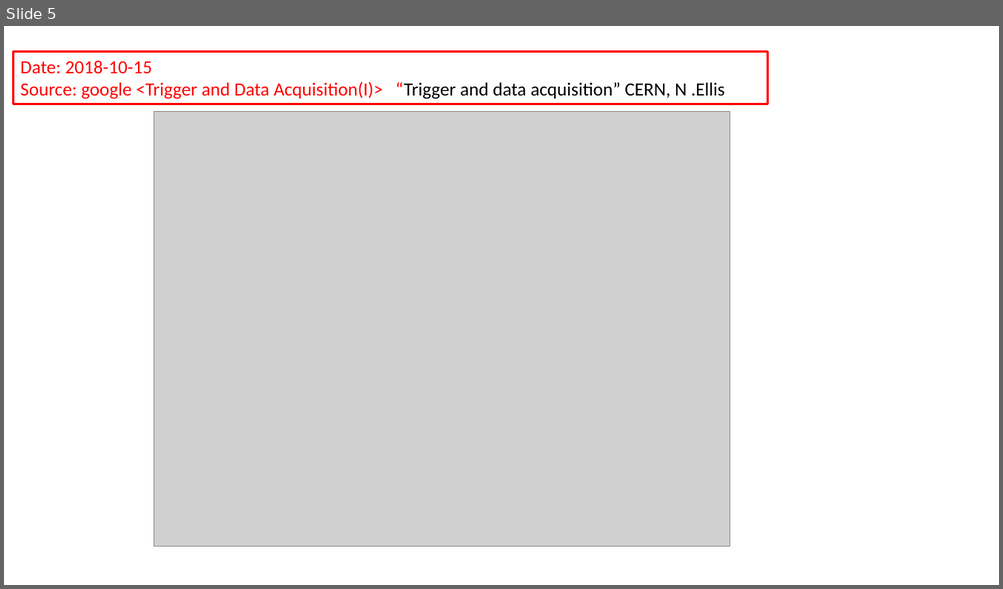
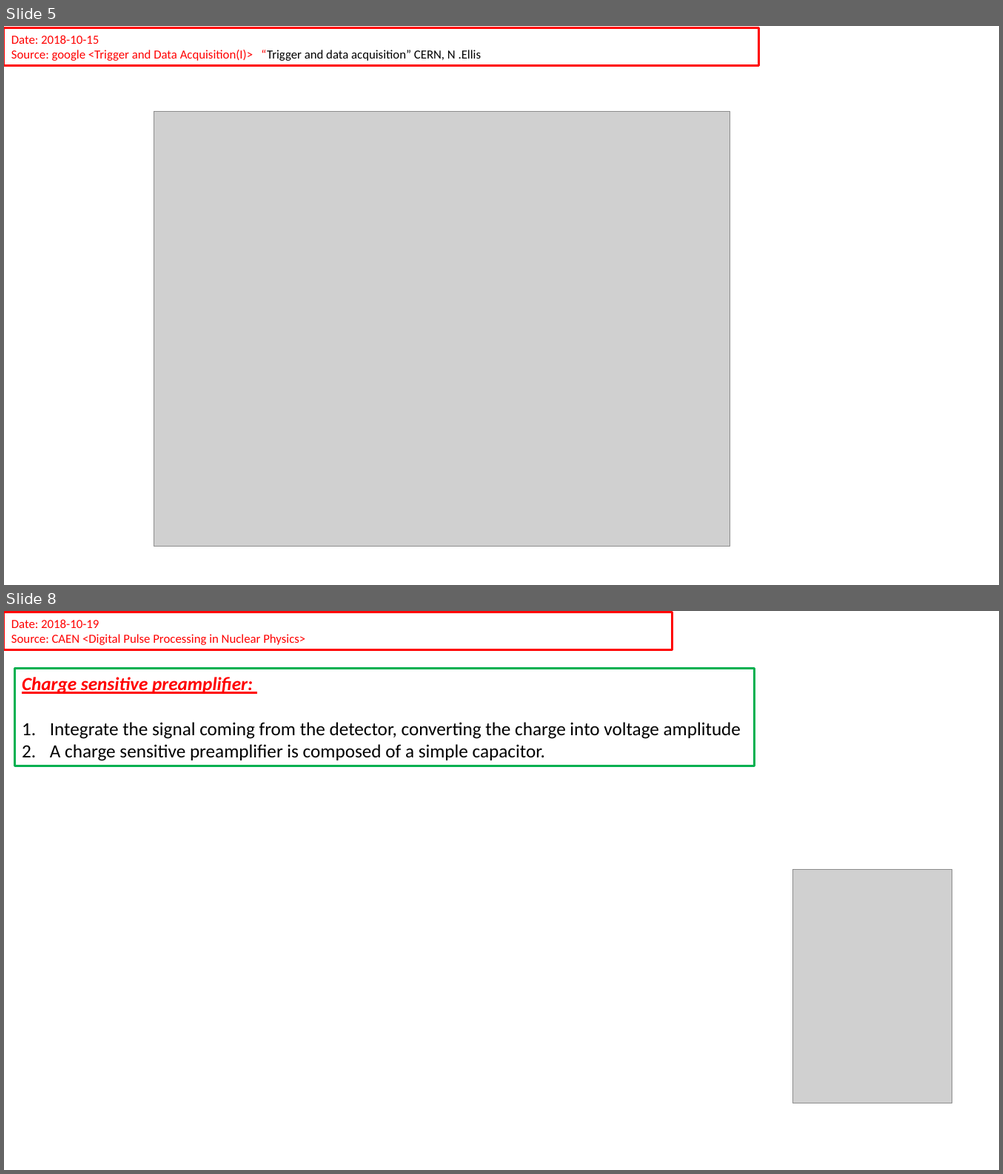
Before and after one commit to gfh16/StudyNotes, a slide deck: 02TriggerAndDAQ.pptx. Shown one above the other, each under a label of ours: slide 5 before the commit, slides 5 and 8 after it; the slides between them are not shown. The pictures are 1003x589 and 1003x1174 pixels, drawn with LibreOffice and Linux fonts; fonts in the diff are those of the drawing; grey boxes stand for pictures. Boxes give left, top, right and bottom in pixels: in the first picture for what was removed or moved away, otherwise in the second. Text is boxed around its words. In the diff, an @@ line names an element or a change of style, - is before the commit and + after.

Commit message:
added preamplifier.

```diff
--- a/02TriggerAndDAQ.pptx
+++ b/02TriggerAndDAQ.pptx
@@ slide 8 added at [4, 611, 999, 1170], background #FFFFFF @@
@@ rectangle added at [4, 612, 672, 649], outline #FF0000 2 pt, 12 pt, text #FF0000 @@
+Date: 2018-10-19
+Source: CAEN <Digital Pulse Processing in Nuclear Physics>
@@ rectangle added at [14, 669, 754, 766], outline #00B050 2.25 pt, 18 pt, text #000000 @@
+Charge sensitive preamplifier:
+1. Integrate the signal coming from the detector, converting the charge into voltage amplitude
+2. A charge sensitive preamplifier is composed of a simple capacitor.
@@ picture added at [793, 870, 952, 1103] @@
@@ slide 5 changed as well @@
@@ rectangle "Date: 2018-10-15": place and size @@
-rectangle "Date: 2018-10-15" at [13, 51, 767, 104]
+rectangle "Date: 2018-10-15" at [4, 27, 758, 64]
@@ rectangle "Date: 2018-10-15" at [4, 27, 758, 64]: size 18 to 12 pt @@
```
Also in this commit, not shown: 6 other slides changed, 20 other slides added.
